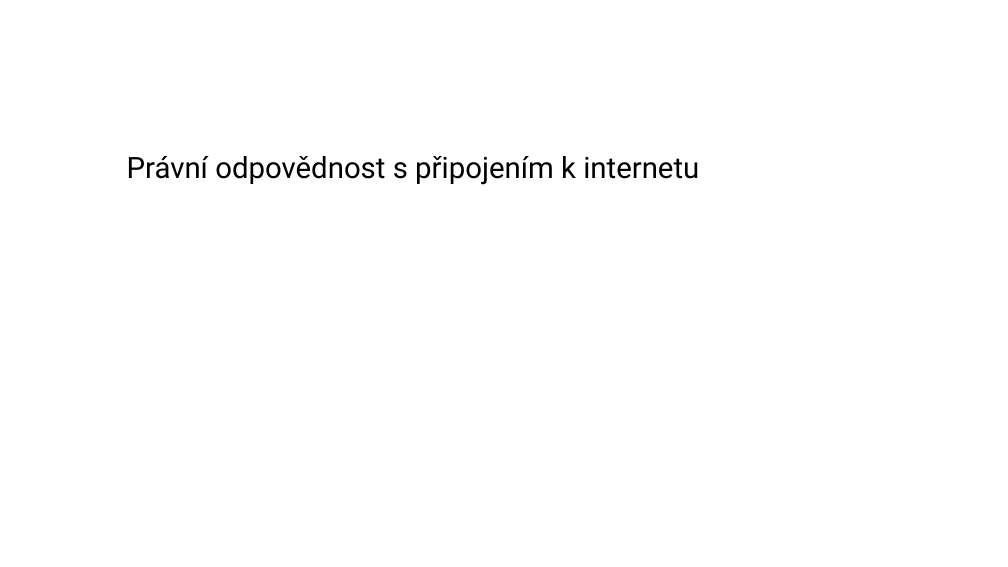
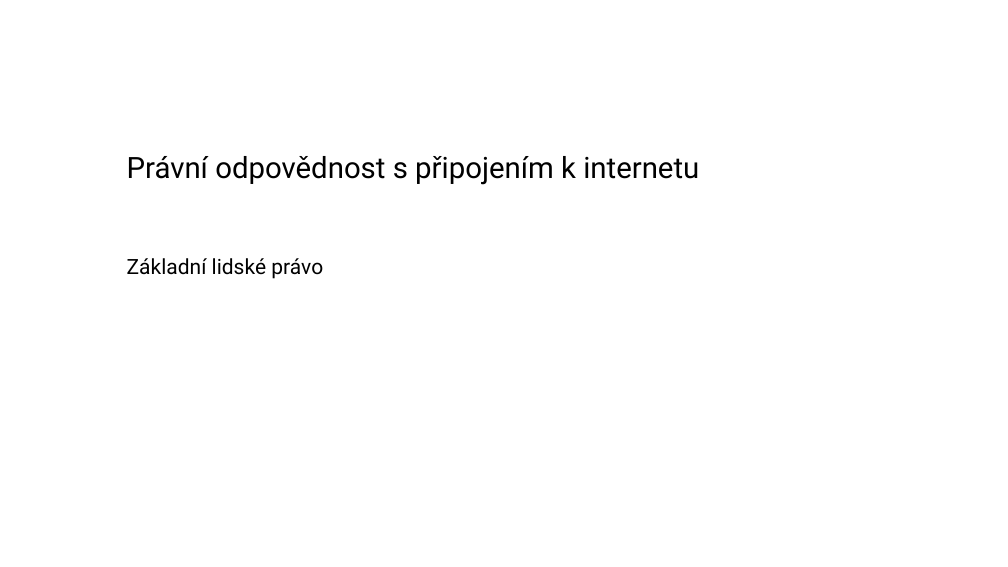
Before and after one commit to zimice/pr2_it_use, a slide deck: slide 7 of Kochanek_projekt_II_it_use_liability.pptx. Drawn at 1008x567 pixels with LibreOffice and Linux fonts; fonts in the diff are those of the drawing; background and template pictures are left out. Boxes give left, top, right and bottom in pixels: in the first picture for what was removed or moved away, otherwise in the second. Text is boxed around its words. In the diff, an @@ line names an element or a change of style, - is before the commit and + after.

```diff
--- a/Kochanek_projekt_II_it_use_liability.pptx
+++ b/Kochanek_projekt_II_it_use_liability.pptx
@@ text added at [127, 258, 323, 279], 20 pt, text #000000 @@
+Základní lidské právo
```
Also in this commit, not shown: 3 other slides changed, 1 other file.
